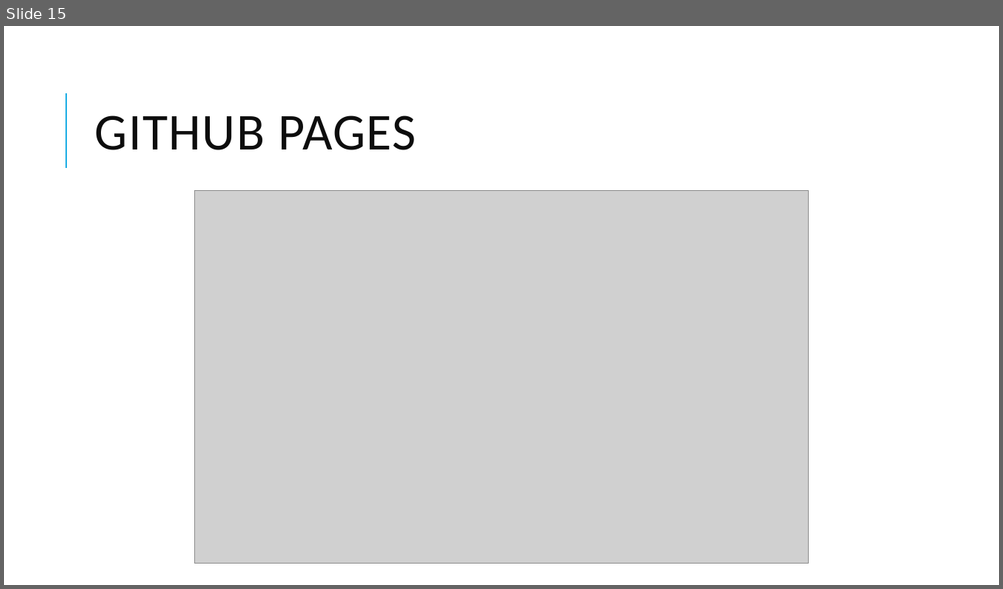
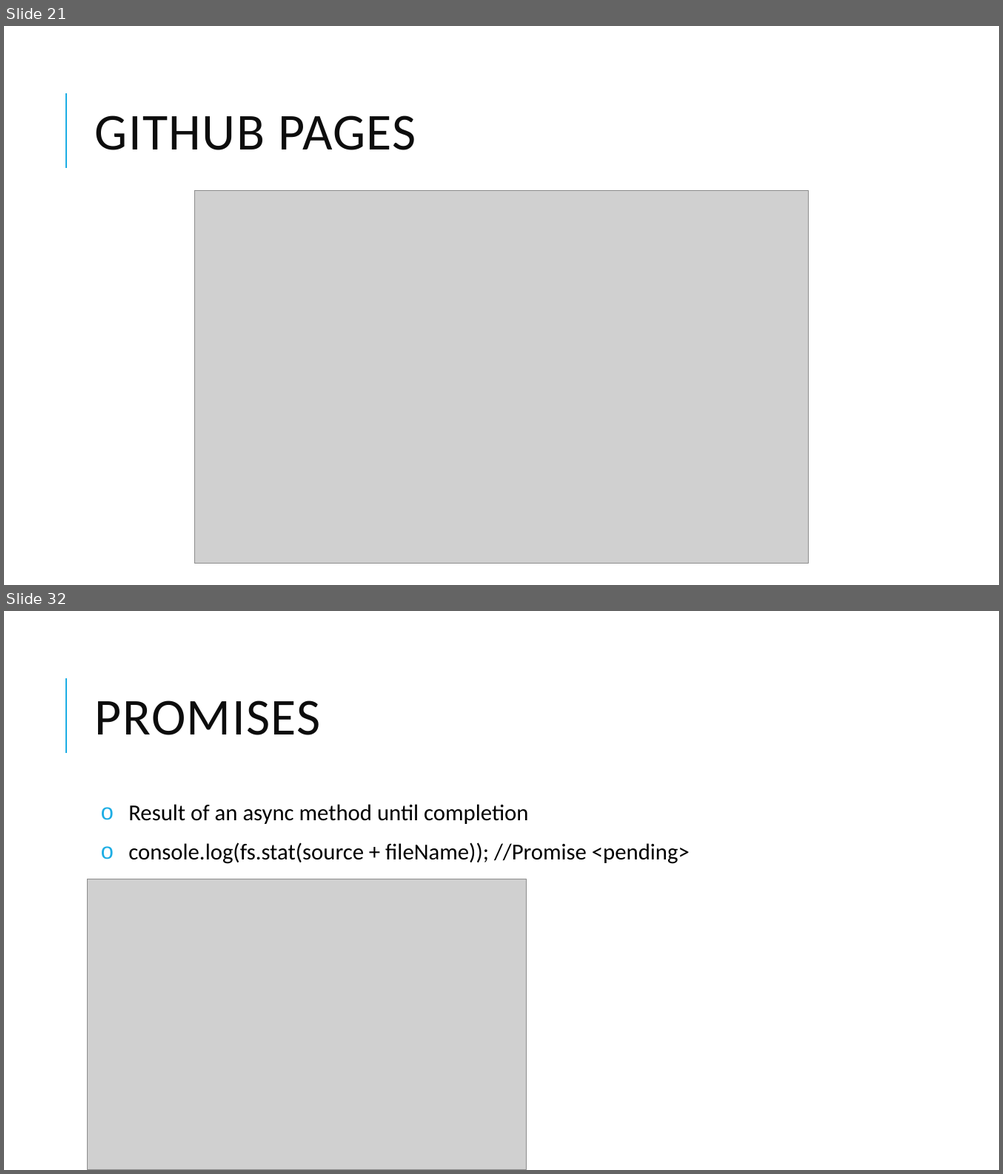
Before and after one commit to thm-design/node-tutorial, a slide deck: Learn Node.pptx. Shown one above the other, each under a label of ours: slide 15 before the commit, slides 21 and 32 after it; the slides between them are not shown. The pictures are 1003x589 and 1003x1174 pixels, drawn with LibreOffice and Linux fonts; fonts in the diff are those of the drawing; grey boxes stand for pictures. Boxes give left, top, right and bottom in pixels: in the first picture for what was removed or moved away, otherwise in the second. Text is boxed around its words. In the diff, an @@ line names an element or a change of style, - is before the commit and + after.

```diff
--- a/Learn Node.pptx
+++ b/Learn Node.pptx
@@ slide 32 added at box(4, 611, 999, 1170), background #FFFFFF; not listed: 1 template element that a slide beside it also shows @@
@@ title added at box(95, 701, 321, 735), 50 pt, text #0D0D0D @@
+PROMISES
@@ text added at box(128, 804, 689, 864), 22 pt, text #000000 @@
+o Result of an async method until completion
+o console.log(fs.stat(source + fileName)); //Promise <pending>
@@ picture added at box(88, 880, 526, 1170) @@
@@ what was slide 15 is now slide 21 @@
```
Also in this commit, not shown: 8 slides changed, 26 other slides added, 2 slides removed, 9 other files.
